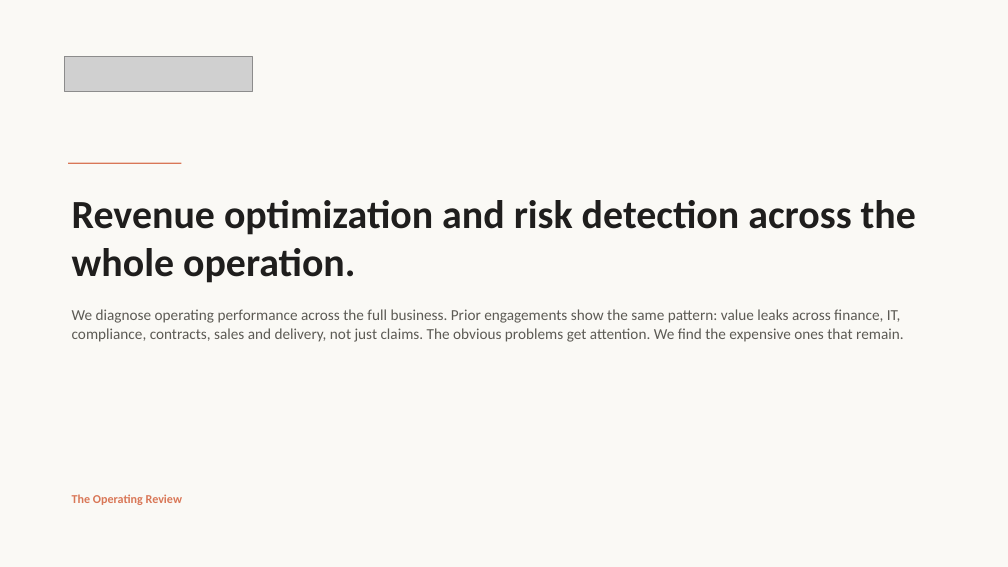
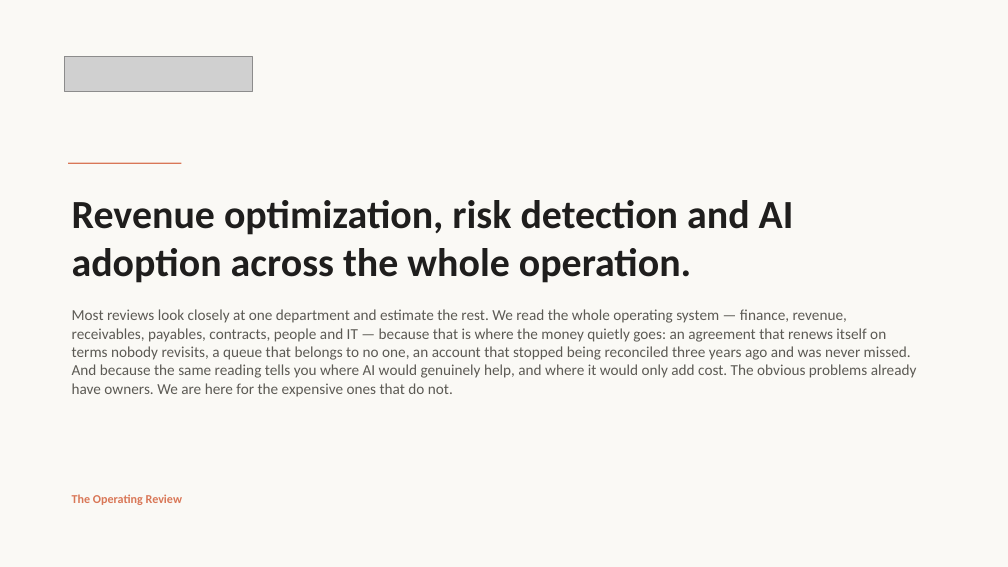
Before and after one commit to wirewalktech/AI-Extension, a slide deck: slide 1 of operating-review.pptx. Drawn at 1008x567 pixels with LibreOffice and Linux fonts; fonts in the diff are those of the drawing; grey boxes stand for pictures. Boxes give left, top, right and bottom in pixels: in the first picture for what was removed or moved away, otherwise in the second. Text is boxed around its words. In the diff, an @@ line names an element or a change of style, - is before the commit and + after.

```diff
--- a/operating-review.pptx
+++ b/operating-review.pptx
@@ text at bbox=[72, 200, 917, 397]: text changed @@
-Revenue optimization and risk detection across the whole operation.
-We diagnose operating performance across the full business. Prior engagements show the same pattern: value leaks across finance, IT, compliance, contracts, sales and delivery, not just claims. The obvious problems get attention. We find the expensive ones that remain.
+Revenue optimization, risk detection and AI adoption across the whole operation.
+Most reviews look closely at one department and estimate the rest. We read the whole operating system — finance, revenue, receivables, payables, contracts, people and IT — because that is where the money quietly goes: an agreement that renews itself on terms nobody revisits, a queue that belongs to no one, an account that stopped being reconciled three years ago and was never missed. And because the same reading tells you where AI would genuinely help, and where it would only add cost. The obvious problems already have owners. We are here for the expensive ones that do not.
```
Also in this commit, not shown: 8 other slides changed, 14 slides added, 2 other files.
